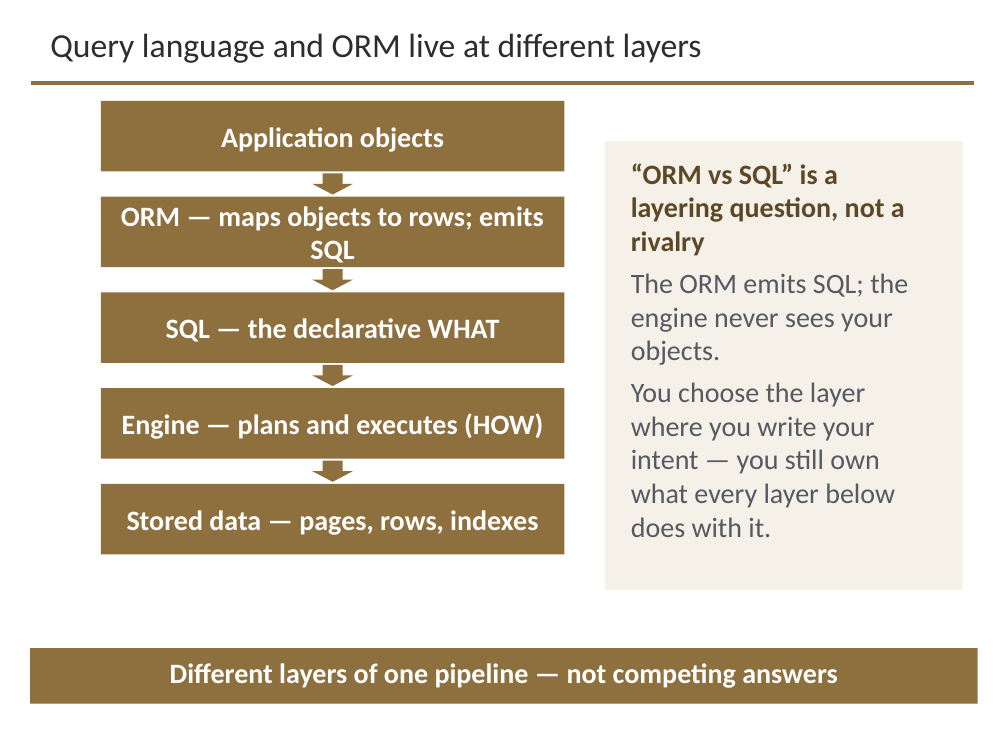
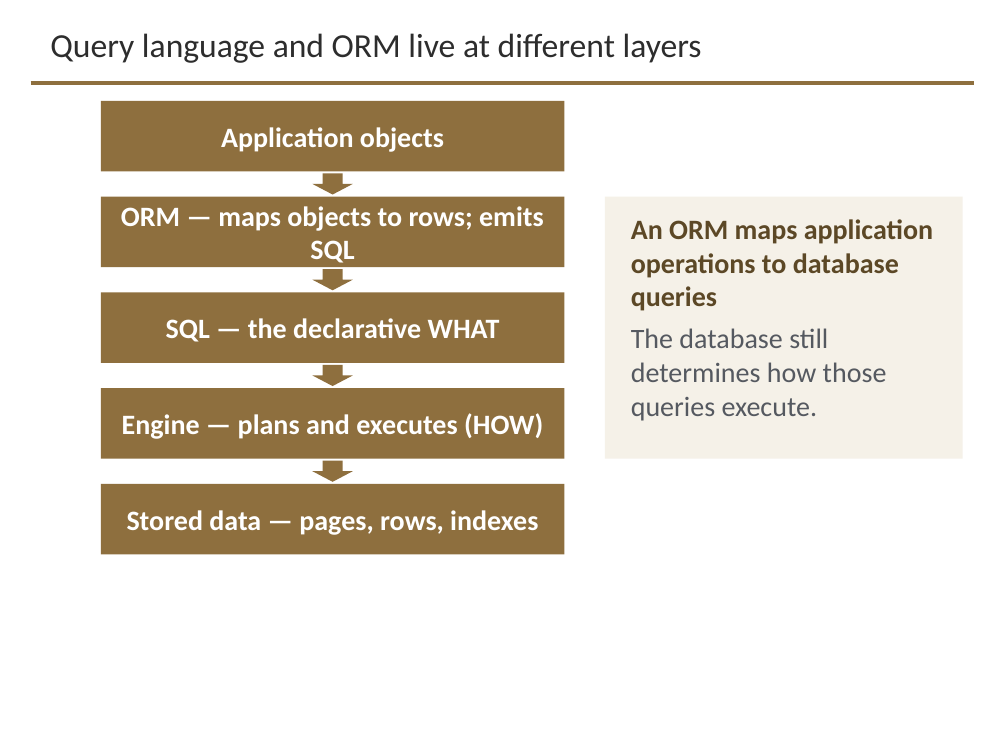
Before and after one commit to davisjam/model-based-agentic-software-engineering, a slide deck: slide 16 of course/lectures/act-3-software-in-the-world/02-compute-environments-and-data-management/3-2-Data-Management.pptx. Drawn at 1008x756 pixels with LibreOffice and Linux fonts; fonts in the diff are those of the drawing; background and template pictures are left out. Boxes give left, top, right and bottom in pixels: in the first picture for what was removed or moved away, otherwise in the second. Text is boxed around its words. In the diff, an @@ line names an element or a change of style, - is before the commit and + after.

```diff
--- a/course/lectures/act-3-software-in-the-world/02-compute-environments-and-data-management/3-2-Data-Management.pptx
+++ b/course/lectures/act-3-software-in-the-world/02-compute-environments-and-data-management/3-2-Data-Management.pptx
@@ rectangle: place and size @@
-rectangle at [605, 141, 963, 590]
+rectangle at [605, 197, 963, 459]
@@ text at [631, 219, 933, 421]: text changed @@
-“ORM vs SQL” is a layering question, not a rivalry
-The ORM emits SQL; the engine never sees your objects.
-You choose the layer where you write your intent — you still own what every layer below does with it.
+An ORM maps application operations to database queries
+The database still determines how those queries execute.
@@ rectangle removed at [30, 648, 978, 704] @@
@@ text removed at [170, 663, 838, 688] @@
-Different layers of one pipeline — not competing answers
```
Also in this commit, not shown: 22 other slides changed.
